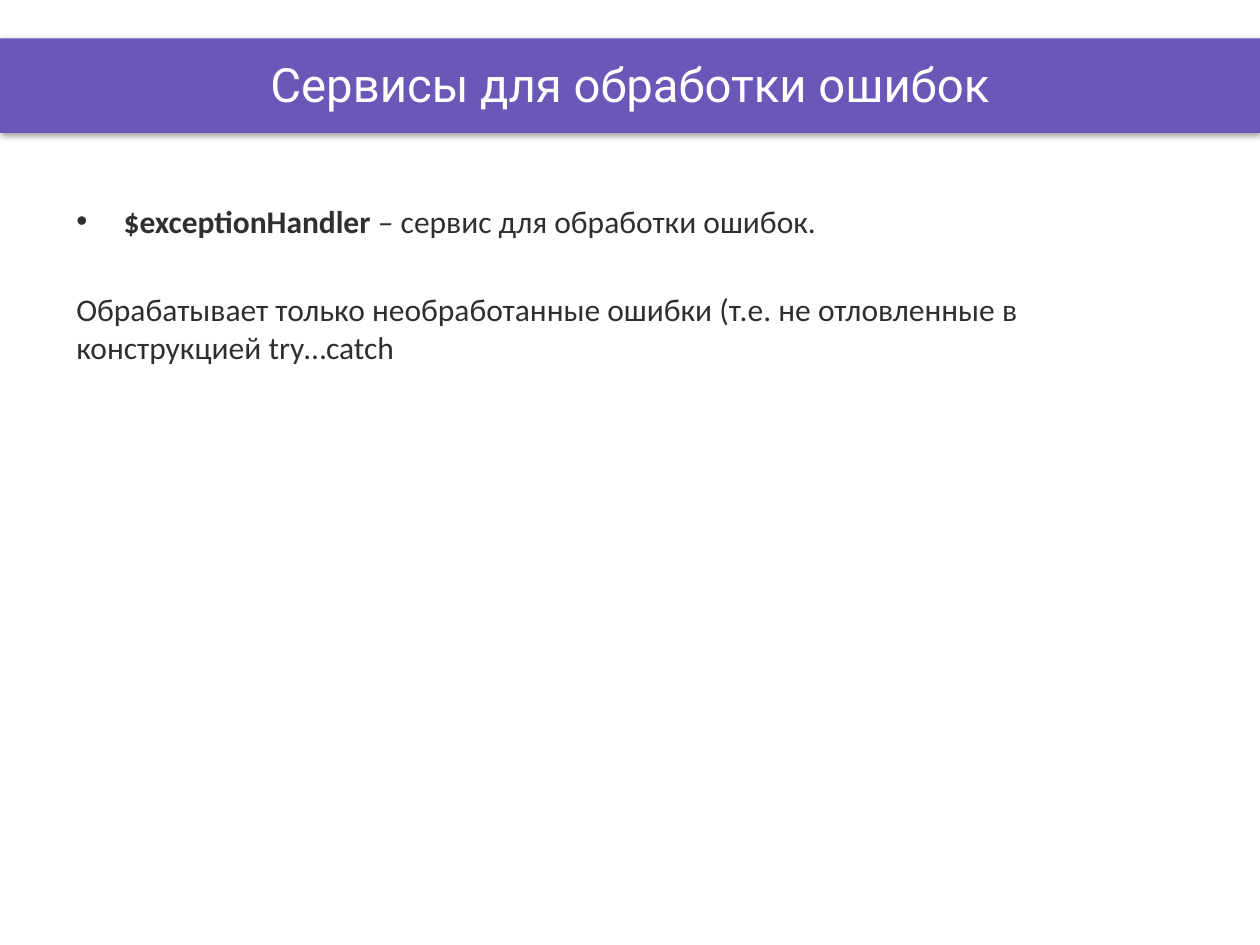
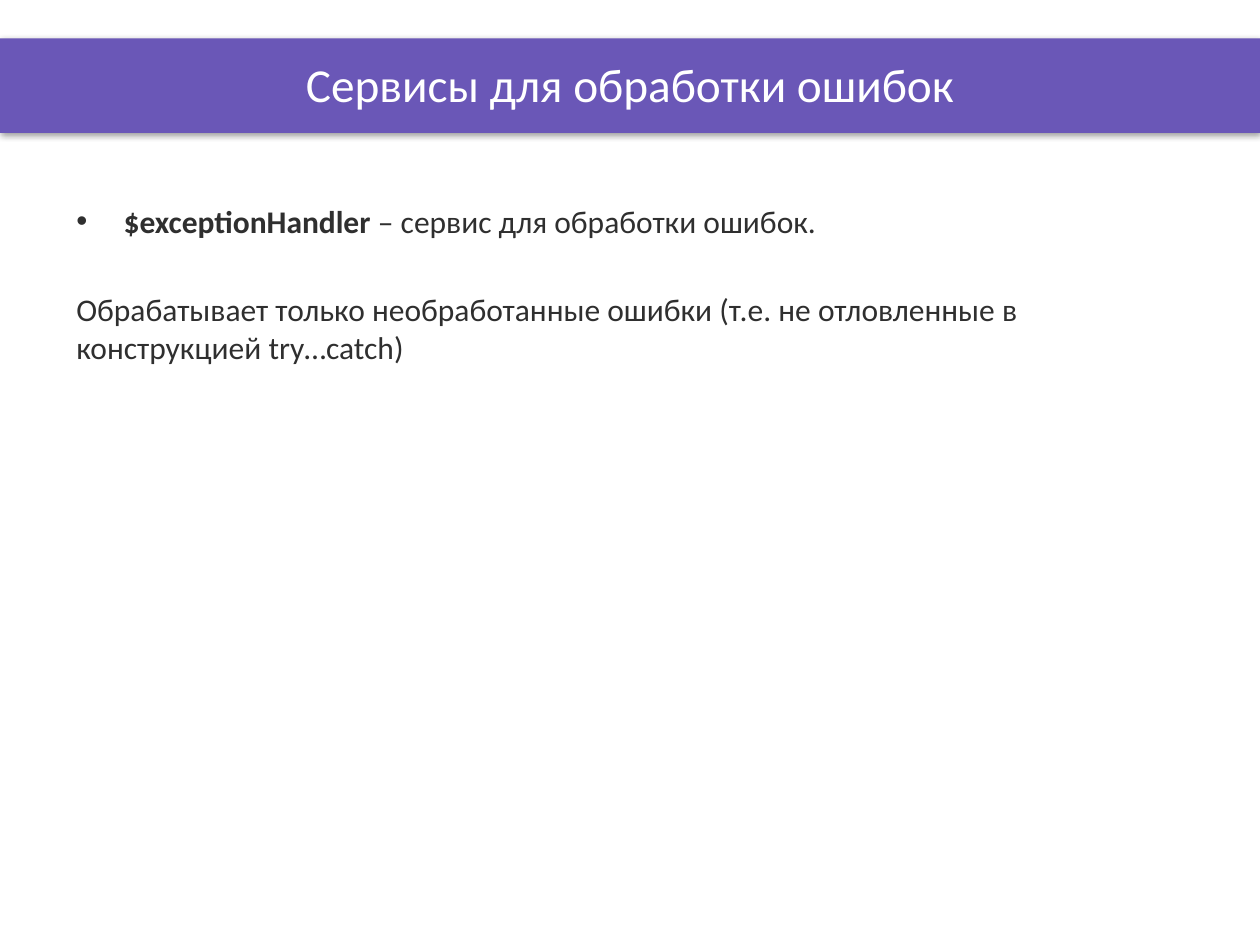
Before and after one commit to OleksandrPetryk/ignite, a slide deck: slide 4 of AngularJS/lesson_15/Presentation/services_2.pptx. Drawn at 1260x945 pixels with LibreOffice and Linux fonts; fonts in the diff are those of the drawing; background and template pictures are left out. Boxes give left, top, right and bottom in pixels: in the first picture for what was removed or moved away, otherwise in the second. Text is boxed around its words. In the diff, an @@ line names an element or a change of style, - is before the commit and + after.

```diff
--- a/AngularJS/lesson_15/Presentation/services_2.pptx
+++ b/AngularJS/lesson_15/Presentation/services_2.pptx
@@ title "Сервисы для обработки ошибок" at (x1=306, y1=70, x2=954, y2=110): font Roboto to Calibri @@
@@ text at (x1=76, y1=298, x2=1017, y2=364): text changed @@
-Обрабатывает только необработанные ошибки (т.е. не отловленные в конструкцией try…catch
+Обрабатывает только необработанные ошибки (т.е. не отловленные в конструкцией try…catch)
```
Also in this commit, not shown: 3 other slides changed, 31 other files.
